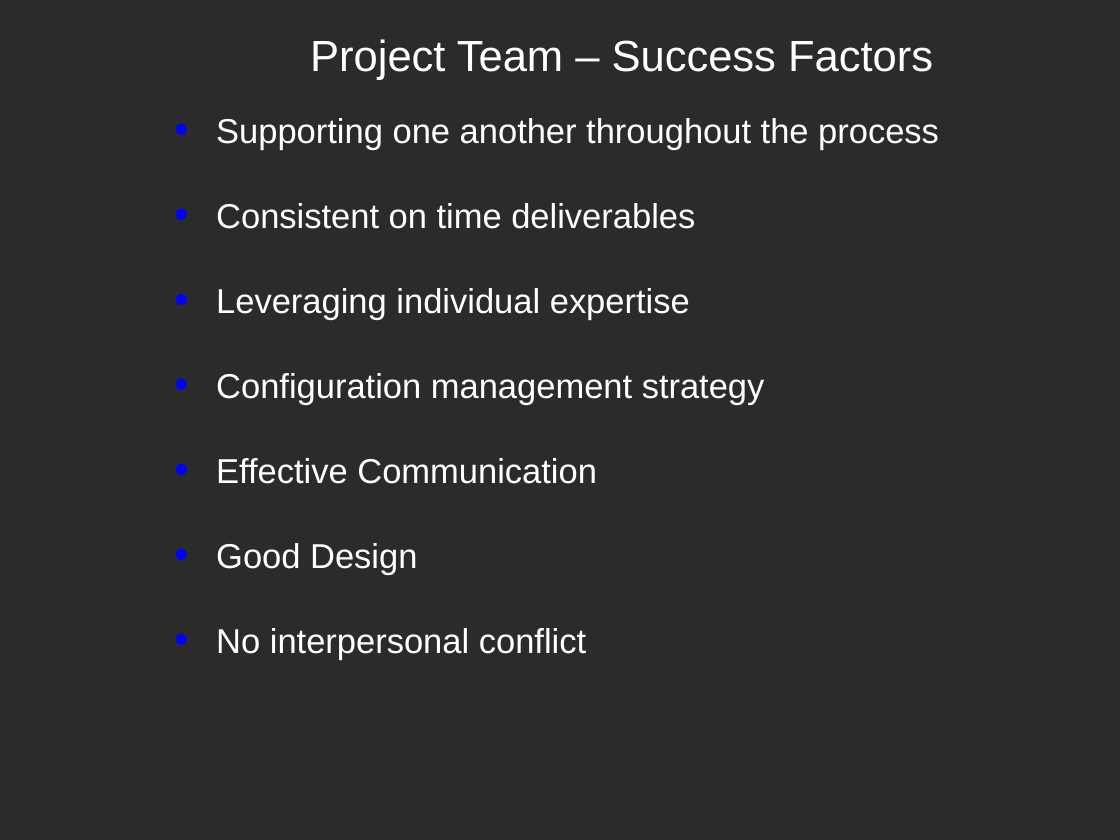
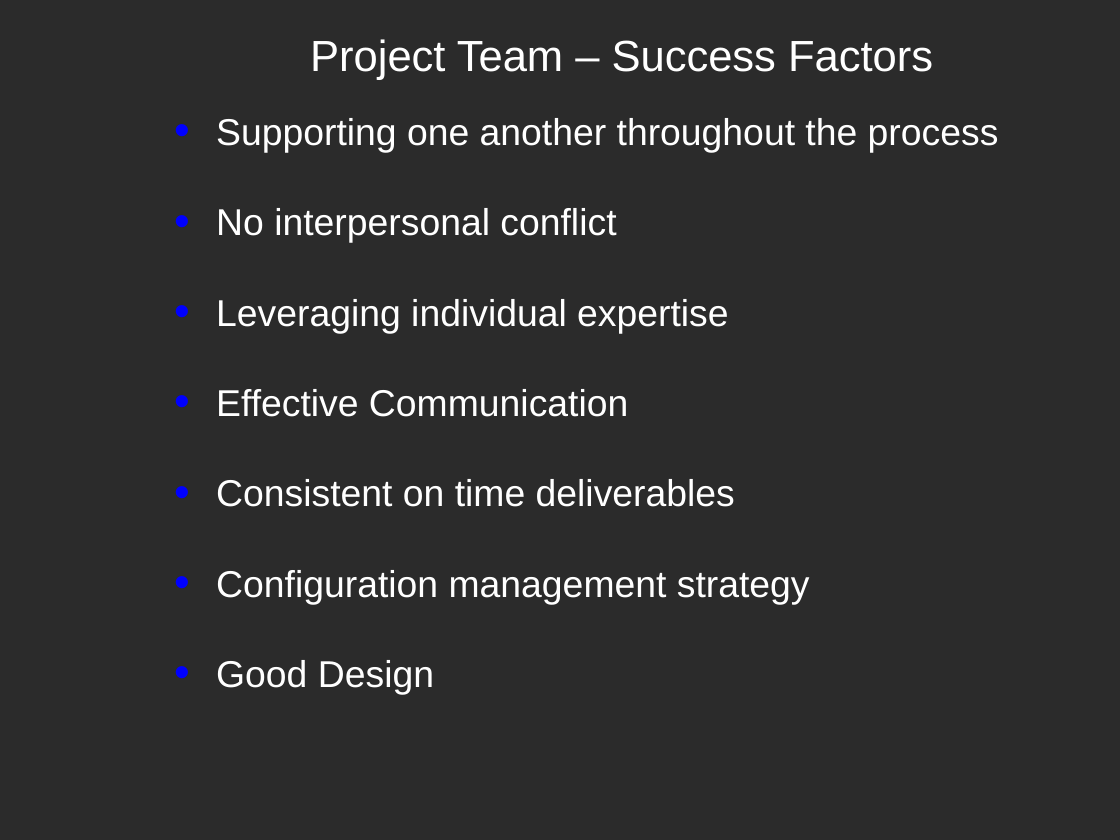
Before and after one commit to cchirag/easyx10, a slide deck: slide 27 of docs/HW/EasyX10 Project - CS673 - Fall 2008 v1.ppt (slide 28 before the commit). Drawn at 1120x840 pixels with LibreOffice and Linux fonts; fonts in the diff are those of the drawing; background and template pictures are left out; a plain dark background stands for a picture behind light text. Boxes give left, top, right and bottom in pixels: in the first picture for what was removed or moved away, otherwise in the second. Text is boxed around its words. In the diff, an @@ line names an element or a change of style, - is before the commit and + after.

```diff
--- a/docs/HW/EasyX10 Project - CS673 - Fall 2008 v1.ppt
+++ b/docs/HW/EasyX10 Project - CS673 - Fall 2008 v1.ppt
@@ text at [216, 118, 999, 695]: size 22.2 to 24 pt in "Supporting one another throughout the process", "Consistent on time deliverables", "Configuration management strategy", "Good Design" @@
@@ text at [216, 208, 728, 417]: paragraphs added @@
+• No interpersonal conflict
+• Leveraging individual expertise
+• Effective Communication
@@ text at [216, 288, 690, 320]: paragraph removed @@
-• Leveraging individual expertise
@@ text at [216, 458, 597, 484]: paragraph removed @@
-• Effective Communication
@@ text at [216, 628, 586, 660]: paragraph removed @@
-• No interpersonal conflict
```
Also in this commit, not shown: 4 other slides changed, 1 slide added.
